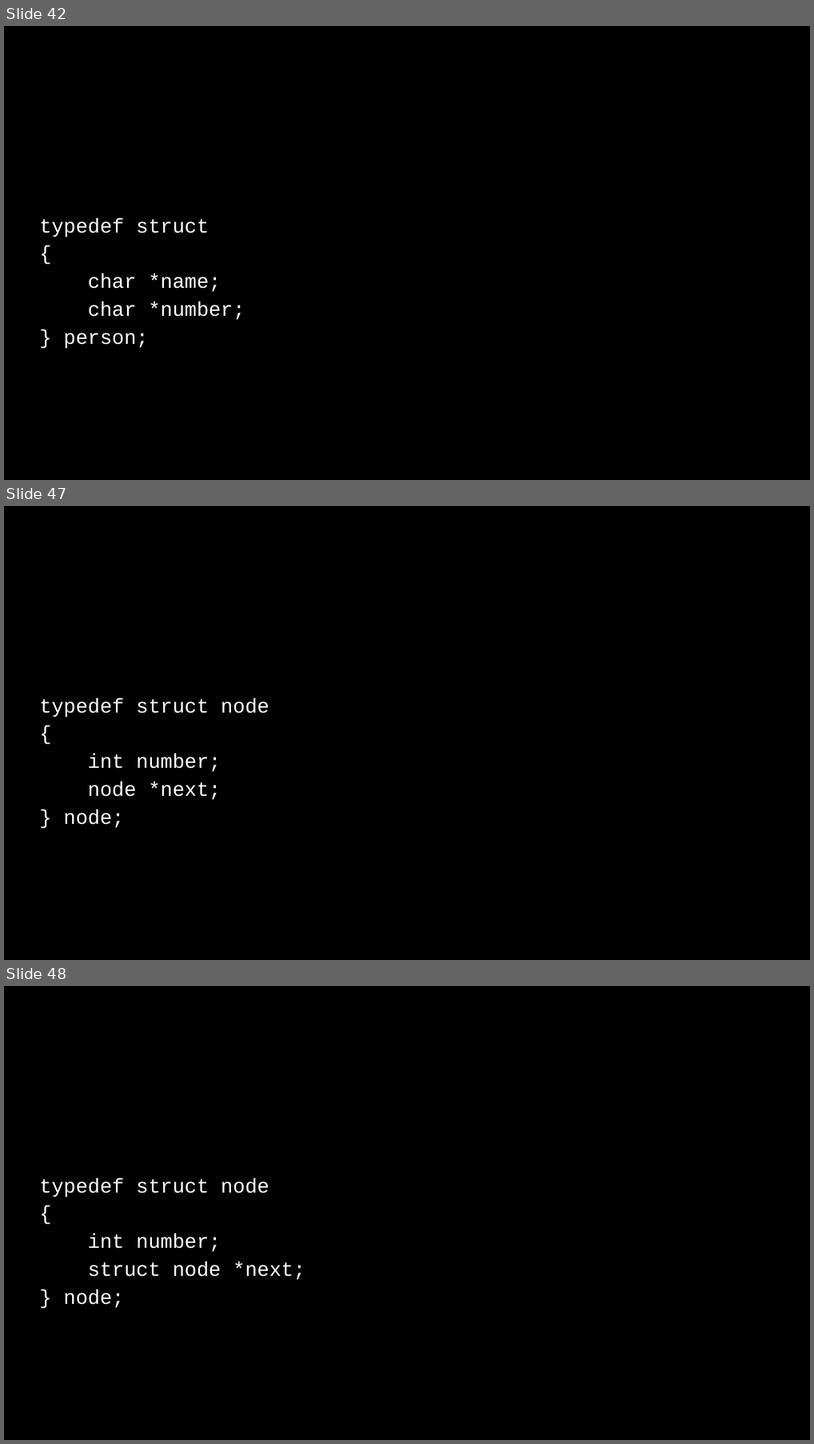
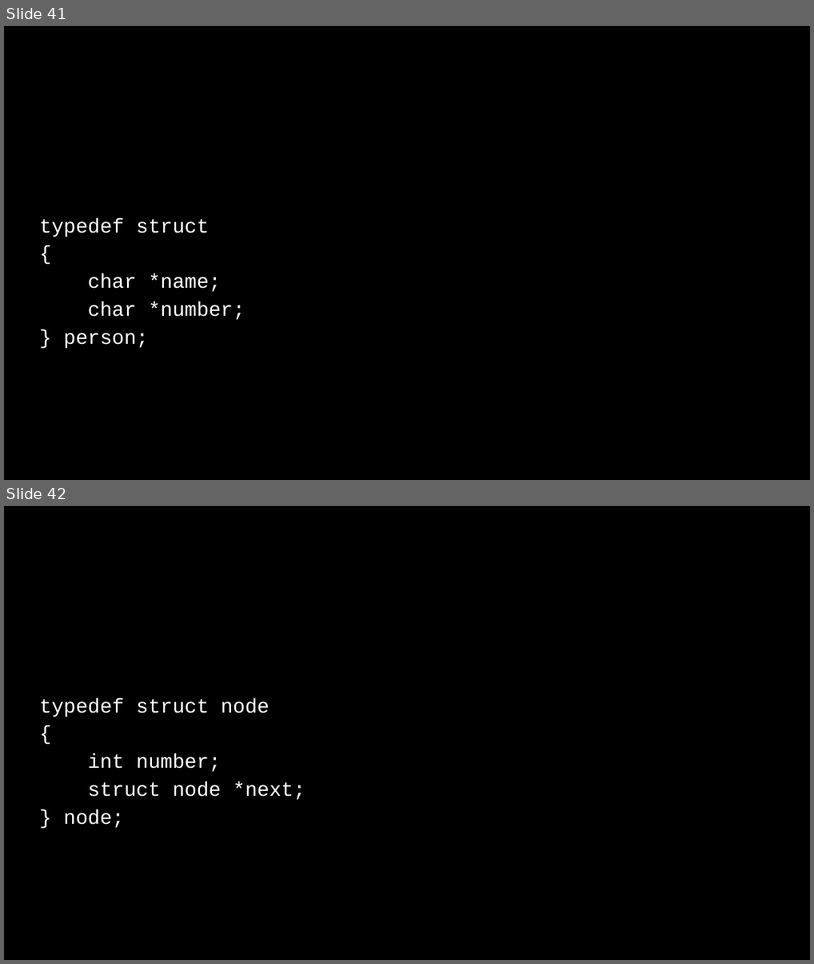
Before and after one commit to SQ4007-2025/website, a slide deck: lectures/slides_6.pptx. Shown one above the other, each under a label of ours: slides 42, 47 and 48 before the commit, slides 41 and 42 after it; the slides between them are not shown. The pictures are 814x1444 and 814x964 pixels, drawn with LibreOffice and Linux fonts; fonts in the diff are those of the drawing. Boxes give left, top, right and bottom in pixels: in the first picture for what was removed or moved away, otherwise in the second. Text is boxed around its words. In the diff, an @@ line names an element or a change of style, - is before the commit and + after.

```diff
--- a/lectures/slides_6.pptx
+++ b/lectures/slides_6.pptx
@@ slide 47 removed at (4,506,810,960), background #000000 @@
@@ text removed at (39,697,270,828) @@
-typedef struct node
-{
-int number;
-node *next;
-} node;
@@ what was slide 42 is now slide 41 @@
@@ what was slide 48 is now slide 42 @@
```
Also in this commit, not shown: 15 slides changed, 1 slide added, 14 other slides removed.
